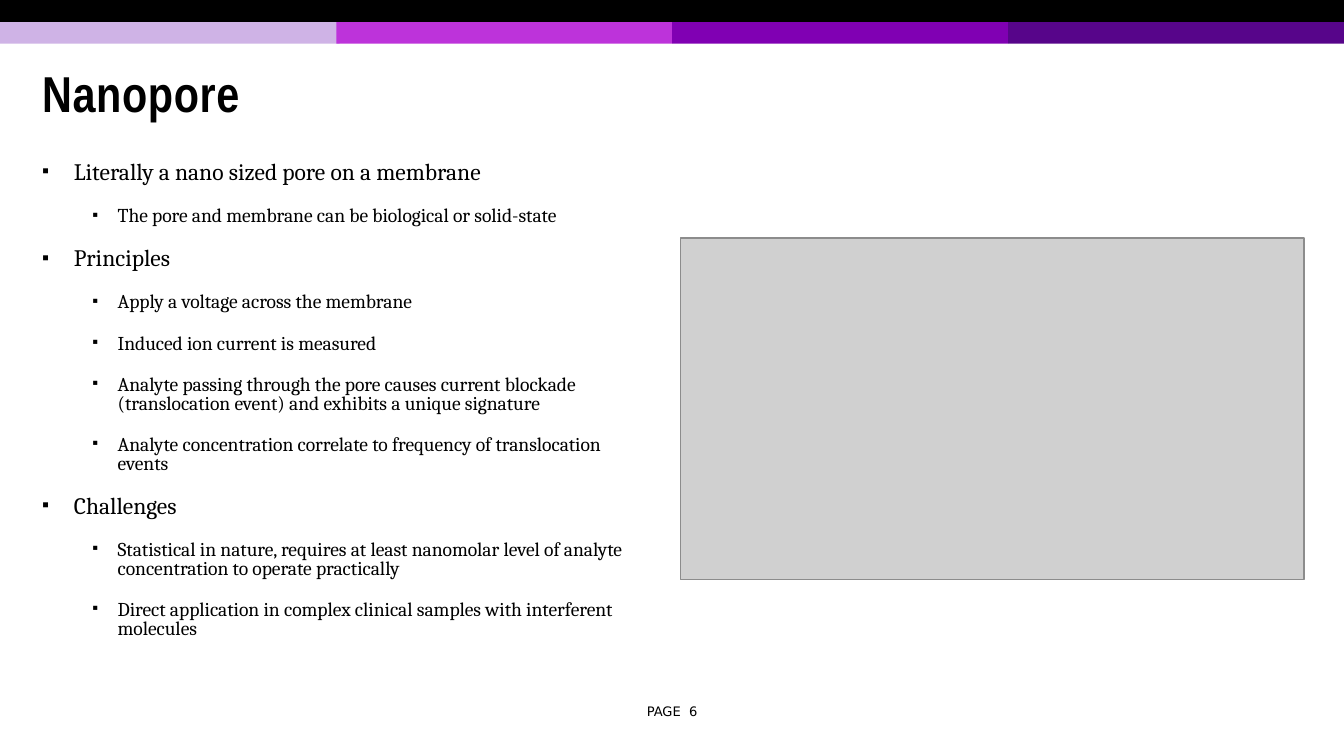
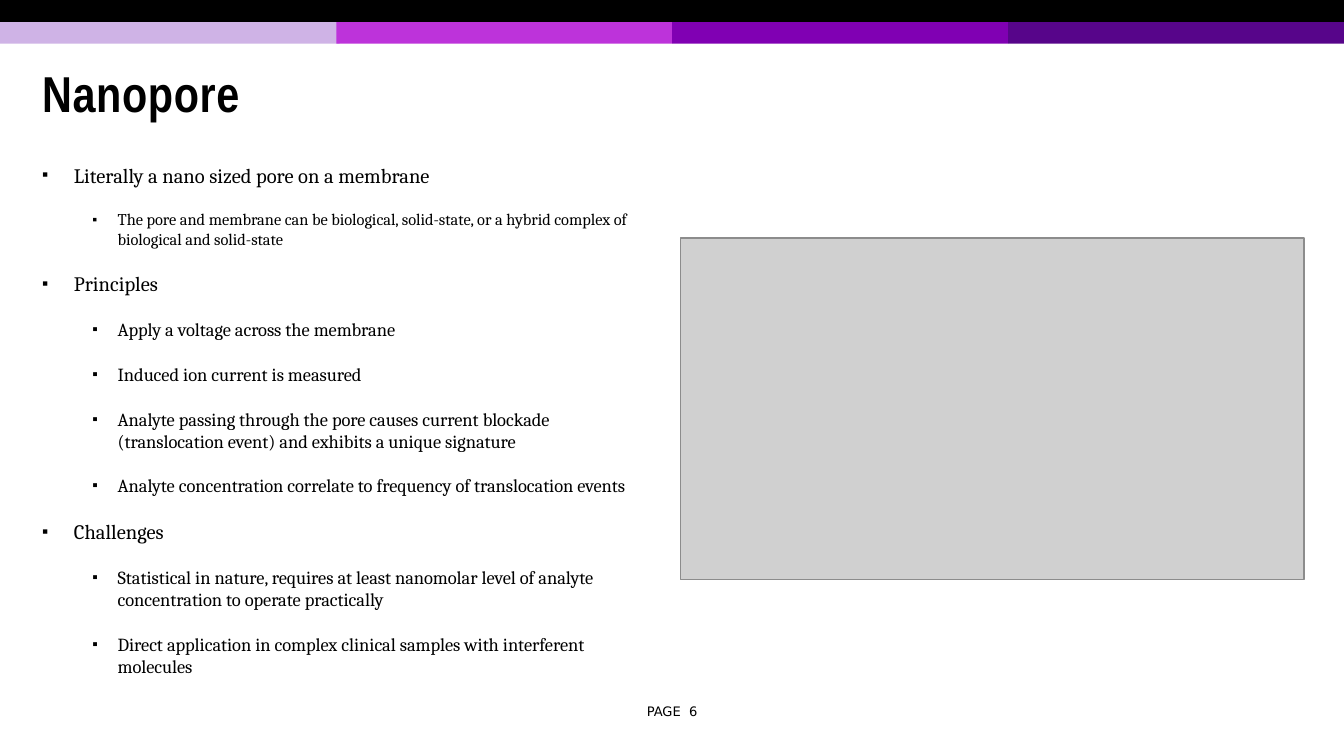
Before and after one commit to tonymin/ECE730, a slide deck: slide 6 of Presentation 2.pptx. Drawn at 1344x756 pixels with LibreOffice and Linux fonts; fonts in the diff are those of the drawing; grey boxes stand for pictures; background and template pictures are left out. Boxes give left, top, right and bottom in pixels: in the first picture for what was removed or moved away, otherwise in the second. Text is boxed around its words. In the diff, an @@ line names an element or a change of style, - is before the commit and + after.

```diff
--- a/Presentation 2.pptx
+++ b/Presentation 2.pptx
@@ text at <box>74,168,625,673</box>: size 12.6 to 11 pt in "Literally a nano sized pore on a ...", "Principles", "Challenges"; size 10.5 to 9.9 pt in "Apply a voltage across the membrane", "Induced ion current is measured", "Analyte passing through the pore causes current ...", "Analyte concentration correlate to frequency of translocatio ..." and 2 more places; line spacing 0.8 to 1 @@
@@ text at <box>118,213,627,249</box>: text changed; size 10.5 to 8.8 pt @@
-  ▪ The pore and membrane can be biological or solid-state
+  ▪ The pore and membrane can be biological, solid-state, or a hybrid complex of biological and solid-state
```
Also in this commit, not shown: 2 other slides changed, 2 slides added, 1 slide removed, 1 other file.
